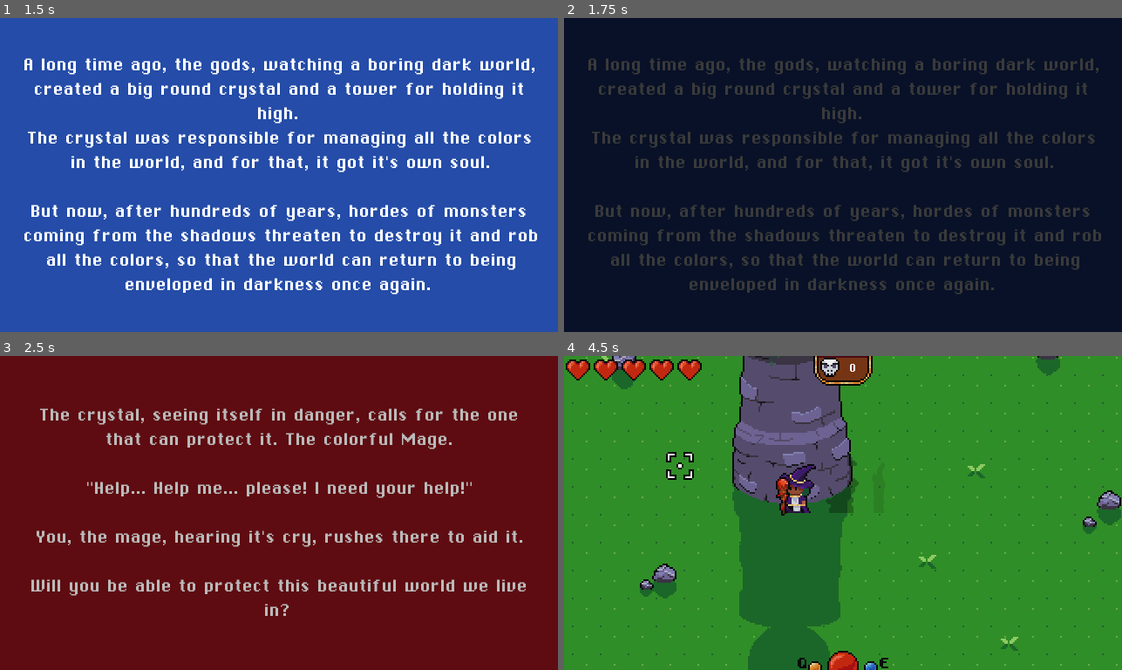
Above: before the commit, frames 1-4 (two rows, left to right).
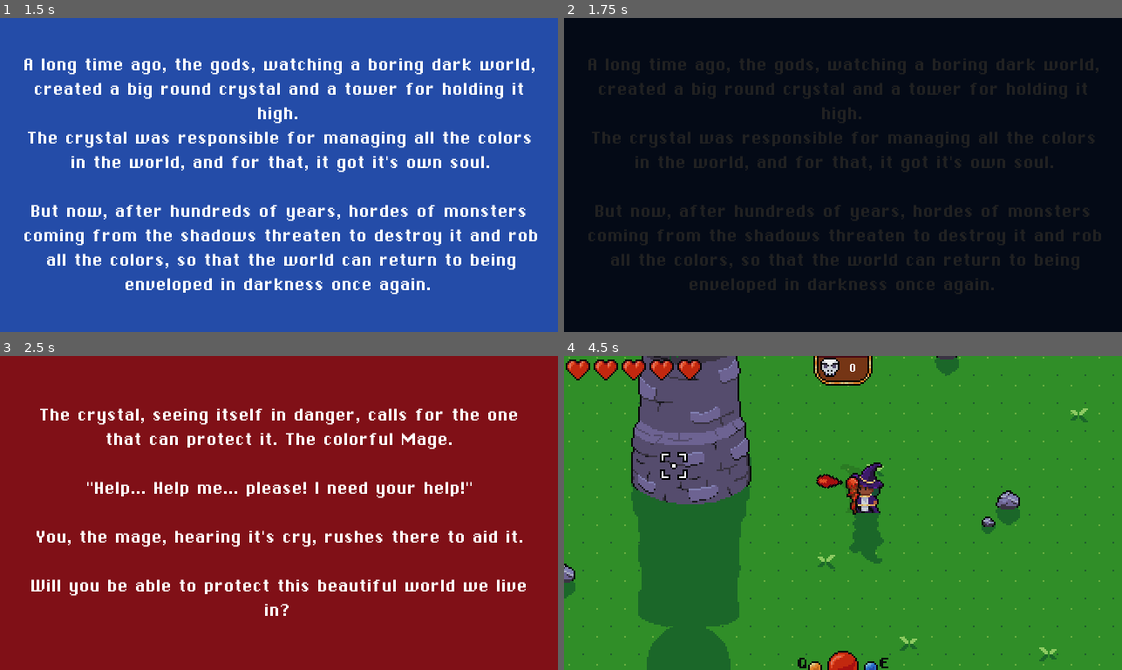
Above: after the commit, the same moments.

Repository: Triceru179/GameJam5
Game: Godot game, scene res://scenes/MainMenu.tscn
Two runs of this game, one before a commit and one after it. Both use one fixed random seed, a clock stepped at 60 frames per second and the inputs below.
Inputs (mouse positions are in pixels of both pictures, inside the frame that each line leads up to):
- Up to frame 1 (1.5 s): tap Enter (ui_accept) at 0.5 s; move the mouse to (401, 159) at 0.52 s; hold E (action_color_swap_right) 0.53-1.28 s; hold Enter (ui_accept) 0.53-1.28 s; move the mouse to (167, 190) at 1.27 s; hold S (action_down) from 1.28 s (still down); right-click (167, 190) at 1.35 s
- Up to frame 2 (1.75 s): keep holding S (action_down); tap Enter (ui_accept) at 1.52, 1.55 s
- Up to frame 3 (2.5 s): tap Enter (ui_accept) at 1.82 s; move the mouse to (334, 443) at 2.02 s; release S (action_down) at 2.03 s; hold E (action_color_swap_right) from 2.03 s (still down); hold Enter (ui_accept) from 2.03 s (still down); click (334, 443) at 2.1 s
- Up to frame 4 (4.5 s): move the mouse to (815, 575) at 2.77 s; release E (action_color_swap_right) at 2.78 s; release Enter (ui_accept) at 2.78 s; hold W (action_up) 2.78-3.53 s; tap Enter (ui_accept) at 2.85, 3.02, 3.32, 3.77, 3.8, 4.07 s; tap Space at 3.5 s; move the mouse to (1010, 560) at 3.52 s; hold Right mouse button (action_dash) 3.53-4.28 s; hold Q (action_color_swap_left) from 3.53 s (still down); move the mouse to (675, 465) at 4.27 s; click (675, 465) at 4.35 s

Frame 1 is identical in both runs. In frame 2, 7.4% of the frame differs, in the area x 4-97%, y 13-88%; in frame 3, 100%, in the area x 0-100%, y 0-100%; in frame 4, 38%.

Commit message:
Demon behaviour finished

Diff:
--- a/actors/Actor.tscn
+++ b/actors/Actor.tscn
@@ -35,6 +35,7 @@
 [node name="BodyPivot" type="Node2D" parent="Pivot"]
 
 [node name="BodyShadow" parent="Pivot/BodyPivot" instance=ExtResource( 6 )]
+reference_sprite = NodePath("../Body")
 
 [node name="Body" type="Sprite" parent="Pivot/BodyPivot"]
 material = SubResource( 1 )
--- a/actors/attacks/attack_datas/AttackSlimeSmall.tres
+++ b/actors/attacks/attack_datas/AttackDemon.tres
@@ -1,10 +1,10 @@
 [gd_resource type="Resource" load_steps=3 format=2]
 
 [ext_resource path="res://actors/attacks/attack_data.gd" type="Script" id=1]
-[ext_resource path="res://projectile/projectiles_data/Small.tres" type="Resource" id=2]
+[ext_resource path="res://projectile/projectiles_data/DemonProj.tres" type="Resource" id=2]
 
 [resource]
 script = ExtResource( 1 )
 projectile_data = ExtResource( 2 )
-number_of_projectiles = 3
-spread = 160.0
+number_of_projectiles = 2
+spread = 15.0
--- /dev/null
+++ b/actors/attacks/attack_datas/AttackSlime.tres
@@ -0,0 +1,10 @@
+[gd_resource type="Resource" load_steps=3 format=2]
+
+[ext_resource path="res://projectile/projectiles_data/SlimeProj.tres" type="Resource" id=1]
+[ext_resource path="res://actors/attacks/attack_data.gd" type="Script" id=2]
+
+[resource]
+script = ExtResource( 2 )
+projectile_data = ExtResource( 1 )
+number_of_projectiles = 3
+spread = 160.0
--- a/actors/enemies/Enemy.tscn
+++ b/actors/enemies/Enemy.tscn
@@ -5,6 +5,7 @@
 [ext_resource path="res://actors/enemies/enemy.gd" type="Script" id=4]
 
 [sub_resource type="ShaderMaterial" id=1]
+resource_local_to_scene = true
 shader = ExtResource( 2 )
 
 [sub_resource type="RectangleShape2D" id=2]
@@ -41,6 +42,9 @@
 
 [node name="AttackPoint" type="Position2D" parent="." index="7"]
 
+[node name="BodyPaletteSwapper" parent="." index="9"]
+target_sprite = NodePath("../Pivot/BodyPivot/Body")
+
 [node name="HurtSFX" type="AudioStreamPlayer2D" parent="." index="11"]
 max_distance = 196.0
 bus = "Sound Effects"
--- /dev/null
+++ b/actors/enemies/demon/Demon.tscn
@@ -0,0 +1,156 @@
+[gd_scene load_steps=18 format=2]
+
+[ext_resource path="res://actors/enemies/Enemy.tscn" type="PackedScene" id=1]
+[ext_resource path="res://actors/enemies/demon/demon_sheet.png" type="Texture" id=2]
+[ext_resource path="res://actors/enemies/demon/demon_behaviour.gd" type="Script" id=3]
+[ext_resource path="res://actors/enemies/demon/actor_data_demon.tres" type="Resource" id=4]
+[ext_resource path="res://actors/enemies/demon/palettes/palette_demon_yellow.png" type="Texture" id=5]
+[ext_resource path="res://actors/enemies/demon/palettes/palette_demon_blue.png" type="Texture" id=6]
+[ext_resource path="res://actors/enemies/demon/palettes/palette_demon_red.png" type="Texture" id=7]
+[ext_resource path="res://actors/enemies/demon/sfx/demon_dash.wav" type="AudioStream" id=8]
+[ext_resource path="res://shader/color_swap.shader" type="Shader" id=9]
+[ext_resource path="res://actors/enemies/demon/palettes/palette_demon_default.png" type="Texture" id=10]
+
+[sub_resource type="Animation" id=4]
+resource_name = "attack"
+length = 1.6
+tracks/0/type = "value"
+tracks/0/path = NodePath("Pivot/BodyPivot/Body:frame")
+tracks/0/interp = 1
+tracks/0/loop_wrap = true
+tracks/0/imported = false
+tracks/0/enabled = true
+tracks/0/keys = {
+"times": PoolRealArray( 0, 0.1, 0.2, 0.4, 0.5, 0.8, 0.9 ),
+"transitions": PoolRealArray( 1, 1, 1, 1, 1, 1, 1 ),
+"update": 1,
+"values": [ 4, 5, 6, 7, 8, 5, 9 ]
+}
+tracks/1/type = "method"
+tracks/1/path = NodePath(".")
+tracks/1/interp = 1
+tracks/1/loop_wrap = true
+tracks/1/imported = false
+tracks/1/enabled = true
+tracks/1/keys = {
+"times": PoolRealArray( 0.2, 0.8 ),
+"transitions": PoolRealArray( 1, 1 ),
+"values": [ {
+"args": [ 8.0, 0.6 ],
+"method": "start_jump"
+}, {
+"args": [ 0.0 ],
+"method": "attack"
+} ]
+}
+
+[sub_resource type="Animation" id=5]
+resource_name = "idle"
+loop = true
+tracks/0/type = "value"
+tracks/0/path = NodePath("Pivot/BodyPivot/Body:frame")
+tracks/0/interp = 1
+tracks/0/loop_wrap = true
+tracks/0/imported = false
+tracks/0/enabled = true
+tracks/0/keys = {
+"times": PoolRealArray( 0, 0.5 ),
+"transitions": PoolRealArray( 1, 1 ),
+"update": 1,
+"values": [ 10, 11 ]
+}
+
+[sub_resource type="Animation" id=1]
+resource_name = "move"
+length = 0.4
+loop = true
+tracks/0/type = "value"
+tracks/0/path = NodePath("Pivot/BodyPivot/Body:frame")
+tracks/0/interp = 1
+tracks/0/loop_wrap = true
+tracks/0/imported = false
+tracks/0/enabled = true
+tracks/0/keys = {
+"times": PoolRealArray( 0, 0.1, 0.2, 0.3 ),
+"transitions": PoolRealArray( 1, 1, 1, 1 ),
+"update": 1,
+"values": [ 0, 1, 2, 3 ]
+}
+
+[sub_resource type="ShaderMaterial" id=7]
+resource_local_to_scene = true
+shader = ExtResource( 9 )
+shader_param/palette = ExtResource( 10 )
+
+[sub_resource type="RectangleShape2D" id=2]
+resource_local_to_scene = true
+extents = Vector2( 5, 2 )
+
+[sub_resource type="RectangleShape2D" id=3]
+resource_local_to_scene = true
+extents = Vector2( 4, 6 )
+
+[sub_resource type="AudioStreamRandomPitch" id=6]
+audio_stream = ExtResource( 8 )
+
+[node name="Demon" instance=ExtResource( 1 )]
+script = ExtResource( 3 )
+actor_data = ExtResource( 4 )
+
+[node name="AnimationPlayer" parent="." index="0"]
+anims/attack = SubResource( 4 )
+anims/idle = SubResource( 5 )
+anims/move = SubResource( 1 )
+
+[node name="BodyShadow" parent="Pivot/BodyPivot" index="0"]
+reference_sprite = NodePath("")
+
+[node name="Body" parent="Pivot/BodyPivot" index="1"]
+material = SubResource( 7 )
+texture = ExtResource( 2 )
+hframes = 12
+frame = 8
+
+[node name="Pushbox" parent="." index="2"]
+shape = SubResource( 2 )
+
+[node name="CollisionShape2D" parent="Hurtbox" index="0"]
+position = Vector2( 0, -7 )
+shape = SubResource( 3 )
+
+[node name="AttackCooldown" parent="." index="6"]
+wait_time = 4.0
+
+[node name="BodyPaletteSwapper" parent="." index="9"]
+palette_default = ExtResource( 10 )
+palette_red = ExtResource( 7 )
+palette_blue = ExtResource( 6 )
+palette_yellow = ExtResource( 5 )
+
+[node name="DashSFX" type="AudioStreamPlayer2D" parent="." index="12"]
+stream = SubResource( 6 )
+volume_db = -12.0
+max_distance = 92.0
+bus = "Sound Effects"
+
+[node name="JumpDuration" type="Timer" parent="." index="13"]
+one_shot = true
+
+[node name="DashCooldown" type="Timer" parent="." index="14"]
+wait_time = 4.0
+one_shot = true
+
+[node name="DashDuration" type="Timer" parent="." index="15"]
+wait_time = 0.2
+one_shot = true
+
+[node name="DashFadeShadowCD" type="Timer" parent="." index="16"]
+wait_time = 0.1
+one_shot = true
+
+[node name="Tween" type="Tween" parent="." index="17"]
+
+[node name="Area2D" type="Area2D" parent="." index="18"]
+[connection signal="animation_finished" from="AnimationPlayer" to="." method="_on_AnimationPlayer_animation_finished"]
+
+[editable path="Hurtbox"]
--- /dev/null
+++ b/actors/enemies/demon/actor_data_demon.tres
@@ -0,0 +1,12 @@
+[gd_resource type="Resource" load_steps=3 format=2]
+
+[ext_resource path="res://actors/actor_data.gd" type="Script" id=1]
+[ext_resource path="res://actors/attacks/attack_datas/AttackDemon.tres" type="Resource" id=2]
+
+[resource]
+script = ExtResource( 1 )
+health = 8
+acceleration = 0.0
+max_speed = 102.0
+friction = 0.0
+attack = ExtResource( 2 )
--- /dev/null
+++ b/actors/enemies/demon/demon_behaviour.gd
@@ -0,0 +1,140 @@
+extends Enemy
+
+enum State {
+	IDLE,
+	MOVE,
+	ATTACK,
+	DASH,
+}
+
+const FADE_SHADOW = preload("res://actors/player/fade_shadow/FadeShadow.tscn")
+
+var current_state: int = State.IDLE
+var jump_direction := Vector2.ZERO
+var dash_direction := Vector2.ZERO
+
+onready var dash_cooldown_timer := $DashCooldown
+onready var dash_duration_timer := $DashDuration
+
+func _ready():
+	._ready()
+	attack_cooldown_timer.wait_time += randf() * 2
+	dash_cooldown_timer.wait_time -= randf()
+
+	player_min_distance_to_attack = pow((6 + randi() % 4 + 1) * 16, 2)
+
+func _physics_process(_delta):
+	_flip_to_player()
+
+	match current_state:
+		State.IDLE:
+			if anim_player.current_animation != Globals.ANIM_IDLE:
+				anim_player.play(Globals.ANIM_IDLE)
+
+			if (attack_cooldown_timer.is_stopped()
+					&& player_detector.get_player_sqr_distance_to(global_position)
+					< player_min_distance_to_attack):
+				current_state = State.ATTACK
+
+			elif (dash_cooldown_timer.is_stopped()):
+				_try_dash()
+
+			elif(player_detector.get_player_sqr_distance_to(global_position) >
+					min_distance_to_player):
+				current_state = State.MOVE
+
+		State.MOVE:
+			if anim_player.current_animation != Globals.ANIM_MOVE:
+				anim_player.play(Globals.ANIM_MOVE)
+
+			if (attack_cooldown_timer.is_stopped()
+					&& player_detector.get_player_sqr_distance_to(global_position)
+					< player_min_distance_to_attack):
+				current_state = State.ATTACK
+
+			elif (dash_cooldown_timer.is_stopped()):
+				_try_dash()
+
+			elif(player_detector.get_player_sqr_distance_to(global_position) <=
+					min_distance_to_player):
+				current_state = State.IDLE
+
+			move(-player_detector.get_player_direction_to(global_position))
+
+		State.ATTACK:
+			if anim_player.current_animation != Globals.ANIM_ATTACK:
+				anim_player.play(Globals.ANIM_ATTACK)
+
+			move(jump_direction, 1.5)
+
+		State.DASH:
+			if anim_player.current_animation != Globals.ANIM_MOVE:
+				anim_player.play(Globals.ANIM_MOVE)
+
+			move(dash_direction, 2)
+
+			if dash_duration_timer.is_stopped():
+				current_state = State.MOVE
+
+func start_jump(height: float, duration: float):
+	_get_jump_direction()
+
+	$Tween.interpolate_property($Pivot/BodyPivot/Body, "position",
+		Vector2.ZERO, Vector2(0, -height), duration / 2,
+		Tween.TRANS_QUAD, Tween.EASE_OUT)
+	$Tween.interpolate_property($Pivot/BodyPivot/Body, "position",
+		Vector2(0, -height), Vector2.ZERO, duration / 2,
+		Tween.TRANS_QUAD, Tween.EASE_IN, duration / 2)
+	$Tween.start()
+
+	$JumpDuration.start(duration)
+	yield($JumpDuration, "timeout")
+	_reset_jump_direction()
+
+func _try_dash():
+	if dash_duration_timer.is_stopped():
+
+		dash_direction = -player_detector.get_player_direction_to(global_position)
+		var angle = Vector2.RIGHT.angle_to(dash_direction)
+		angle += deg2rad(60) if (randf() - 0.5) > 0 else -deg2rad(60)
+		dash_direction = Globals.angle_to_vector(angle)
+
+		if dash_direction == Vector2.ZERO:
+			dash_direction = Vector2(sign(body_pivot.scale.x), 0)
+
+		dash_duration_timer.start()
+		_spawn_dash_fade_shadow()
+		$DashFadeShadowCD.start()
+
+		$DashSFX.play()
+		$InvincibilityTimer.start(dash_duration_timer.wait_time)
+
+		dash_cooldown_timer.start()
+		current_state = State.DASH
+
+func _spawn_dash_fade_shadow():
+	var shadow = FADE_SHADOW.instance()
+	get_parent().add_child(shadow)
+
+	var sprite = $Pivot/BodyPivot/Body
+
+	shadow.setup_sprite(sprite.texture, sprite.offset, sprite.global_position,
+		body_pivot.scale, sprite.hframes, sprite.vframes, sprite.frame)
+	shadow.start_fade(0.5, 0.25)
+
+func _get_jump_direction():
+	jump_direction = -player_detector.get_player_direction_to(self.global_position)
+
+func _reset_jump_direction():
+	jump_direction = Vector2.ZERO
+
+func _on_AnimationPlayer_animation_finished(anim_name):
+	match anim_name:
+		Globals.ANIM_ATTACK:
+			current_state = State.MOVE
+			attack_cooldown_timer.start()
+
+func _on_DashFadeShadowCD_timeout():
+	_spawn_dash_fade_shadow()
+	if !dash_duration_timer.is_stopped():
+		$DashFadeShadowCD.start()
--- a/actors/enemies/enemy.gd
+++ b/actors/enemies/enemy.gd
@@ -2,6 +2,8 @@
 class_name Enemy
 
 var rnd_spd: float = 1
+var player_min_distance_to_attack = pow(10 * 16, 2)
+var min_distance_to_player = pow(16, 2)
 
 onready var attack_cooldown_timer := $AttackCooldown
 onready var player_detector = get_tree().get_current_scene().get_node("World/PlayerDetector")
@@ -10,8 +12,8 @@
 	._ready()
 	rnd_spd = randf() * 0.4 + 0.8
 
-func move(direction: Vector2):
-	var _er = move_and_slide(direction * actor_data.max_speed * rnd_spd)
+func move(direction: Vector2, spd_mod: float = 1):
+	var _er = move_and_slide(direction * actor_data.max_speed * spd_mod * rnd_spd)
 
 func setup_enemy(color_index: int):
 	$BodyPaletteSwapper.change_palette(color_index)
@@ -33,7 +35,7 @@
 
 func _flip_to_player():
 	if player_detector.player != null:
-		_flip(-player_detector.get_player_direction_to(self.global_position))
+		_flip(-player_detector.get_player_direction_to(self.global_position).x)
 
 func try_damaging(proj):
 	if !$InvincibilityTimer.is_stopped():
--- /dev/null
+++ b/actors/enemies/golem/Golem.tscn
@@ -0,0 +1,44 @@
+[gd_scene load_steps=11 format=2]
+
+[ext_resource path="res://actors/enemies/Enemy.tscn" type="PackedScene" id=1]
+[ext_resource path="res://shader/color_swap.shader" type="Shader" id=2]
+[ext_resource path="res://actors/enemies/golem/palettes/palette_golem_default.png" type="Texture" id=3]
+[ext_resource path="res://actors/enemies/golem/palettes/palette_golem_yellow.png" type="Texture" id=4]
+[ext_resource path="res://actors/enemies/golem/palettes/palette_golem_red.png" type="Texture" id=5]
+[ext_resource path="res://actors/enemies/golem/palettes/palette_golem_blue.png" type="Texture" id=6]
+[ext_resource path="res://actors/enemies/golem/golem_sheet.png" type="Texture" id=7]
+
+[sub_resource type="ShaderMaterial" id=3]
+resource_local_to_scene = true
+shader = ExtResource( 2 )
+shader_param/palette = ExtResource( 3 )
+
+[sub_resource type="RectangleShape2D" id=1]
+resource_local_to_scene = true
+extents = Vector2( 5, 2 )
+
+[sub_resource type="RectangleShape2D" id=2]
+resource_local_to_scene = true
+extents = Vector2( 7, 9 )
+
+[node name="Golem" instance=ExtResource( 1 )]
+
+[node name="Body" parent="Pivot/BodyPivot" index="1"]
+material = SubResource( 3 )
+texture = ExtResource( 7 )
+hframes = 21
+
+[node name="Pushbox" parent="." index="2"]
+shape = SubResource( 1 )
+
+[node name="CollisionShape2D" parent="Hurtbox" index="0"]
+position = Vector2( 0, -9 )
+shape = SubResource( 2 )
+
+[node name="BodyPaletteSwapper" parent="." index="9"]
+palette_default = ExtResource( 3 )
+palette_red = ExtResource( 5 )
+palette_blue = ExtResource( 6 )
+palette_yellow = ExtResource( 4 )
+
+[editable path="Hurtbox"]
--- a/actors/enemies/slime/Slime.tscn
+++ b/actors/enemies/slime/Slime.tscn
@@ -11,6 +11,7 @@
 [ext_resource path="res://actors/enemies/slime/sfxs/slime_land.wav" type="AudioStream" id=9]
 [ext_resource path="res://actors/enemies/slime/sfxs/slime_jump.wav" type="AudioStream" id=10]
 [ext_resource path="res://actors/enemies/slime/sfxs/slime_hurt.wav" type="AudioStream" id=11]
+[ext_resource path="res://actors/enemies/slime/palettes/palette_slime_default.png" type="Texture" id=12]
 
 [sub_resource type="Animation" id=1]
 resource_name = "attack"
@@ -217,7 +218,7 @@
 [sub_resource type="ShaderMaterial" id=5]
 resource_local_to_scene = true
 shader = ExtResource( 7 )
-shader_param/palette = ExtResource( 4 )
+shader_param/palette = ExtResource( 12 )
 
 [sub_resource type="RectangleShape2D" id=6]
 resource_local_to_scene = true
@@ -232,7 +233,7 @@
 random_pitch = 1.5
 
 [node name="Slime" instance=ExtResource( 1 )]
-collision_layer = 0
+collision_layer = 16
 collision_mask = 1
 script = ExtResource( 6 )
 actor_data = ExtResource( 8 )
@@ -244,15 +245,12 @@
 anims/move = SubResource( 3 )
 anims/prepare = SubResource( 4 )
 
-[node name="BodyShadow" parent="Pivot/BodyPivot" index="0"]
-reference_sprite = NodePath("../Body")
-
 [node name="Body" parent="Pivot/BodyPivot" index="1"]
 material = SubResource( 5 )
 texture = ExtResource( 2 )
 offset = Vector2( 0, -14 )
 hframes = 7
-frame = 1
+frame = 5
 
 [node name="Pushbox" parent="." index="2"]
 position = Vector2( 0, -2 )
@@ -260,6 +258,7 @@
 
 [node name="Hurtbox" parent="." index="3"]
 visible = false
+monitoring = false
 
 [node name="CollisionShape2D" parent="Hurtbox" index="0"]
 position = Vector2( 0, -5 )
@@ -275,6 +274,7 @@
 playback_process_mode = 0
 
 [node name="BodyPaletteSwapper" parent="." index="10"]
+palette_default = ExtResource( 12 )
 palette_red = ExtResource( 4 )
 palette_blue = ExtResource( 3 )
 palette_yellow = ExtResource( 5 )
--- a/actors/enemies/slime/actor_data_slime.tres
+++ b/actors/enemies/slime/actor_data_slime.tres
@@ -1,7 +1,7 @@
 [gd_resource type="Resource" load_steps=3 format=2]
 
 [ext_resource path="res://actors/actor_data.gd" type="Script" id=1]
-[ext_resource path="res://actors/attacks/attack_datas/AttackSlimeSmall.tres" type="Resource" id=2]
+[ext_resource path="res://actors/attacks/attack_datas/AttackSlime.tres" type="Resource" id=2]
 
 [resource]
 script = ExtResource( 1 )
--- a/actors/enemies/slime/slime_behaviour.gd
+++ b/actors/enemies/slime/slime_behaviour.gd
@@ -6,8 +6,6 @@
 	PREPARE,
 	ATTACK,
 }
-
-const PLAYER_MIN_DISTANCE_TO_ATTACK = pow(12 * 16, 2)
 
 var current_state: int = State.IDLE
 var jump_direction := Vector2.ZERO
@@ -19,6 +17,8 @@
 	attack_cooldown_timer.wait_time += (randf() - 0.5) * 2
 	jump_cooldown_timer.wait_time += (randf() / 5)
 
+	player_min_distance_to_attack = pow((12 + randi() % 4 + 1) * 16, 2)
+
 func _physics_process(_delta):
 	match current_state:
 		State.IDLE:
@@ -27,7 +27,7 @@
 
 			if (attack_cooldown_timer.is_stopped()
 					&& player_detector.get_player_sqr_distance_to(global_position)
-					< PLAYER_MIN_DISTANCE_TO_ATTACK):
+					< player_min_distance_to_attack):
 				current_state = State.PREPARE
 
 			elif jump_cooldown_timer.is_stopped():
--- a/actors/player/fade_shadow/fade_shadow.gd
+++ b/actors/player/fade_shadow/fade_shadow.gd
@@ -11,9 +11,7 @@
 	self.vframes = vframes
 	self.frame = frame
 
-func start_fade(color: Color, init_alpha: float, duration: float):
-	material.set_shader_param("shadow_color", color)
-
+func start_fade(init_alpha: float, duration: float):
 	$Tween.interpolate_property(material, "shader_param/alpha", init_alpha, 0, duration)
 	$Tween.start()
 
--- a/actors/player/player.gd
+++ b/actors/player/player.gd
@@ -32,8 +32,6 @@
 	"default": {"proj_speed": 0, "number": 0, "spread": 0, "atk_cd": 0},
 }
 
-export(Color) var fade_shadow_color
-
 var look_direction := Vector2.ZERO
 var dash_direction := Vector2.ZERO
 var velocity := Vector2.ZERO
@@ -154,7 +152,7 @@
 
 	shadow.setup_sprite(sprite.texture, sprite.offset, sprite.global_position,
 		body_pivot.scale, sprite.hframes, sprite.vframes, sprite.frame)
-	shadow.start_fade(fade_shadow_color, 0.5, 0.25)
+	shadow.start_fade(0.5, 0.25)
 
 func _get_input():
 	input_vector.x = Input.get_action_strength(Globals.ACTION_RIGHT) - Input.get_action_strength(Globals.ACTION_LEFT)
--- a/project.godot
+++ b/project.godot
@@ -182,6 +182,7 @@
 2d_physics/layer_3="Enemies"
 2d_physics/layer_4="Environment"
 2d_physics/layer_5="Body"
+2d_physics/layer_6="ProjectileCollidable"
 2d_physics/layer_7="PlayerHitbox"
 2d_physics/layer_8="PlayerHurtbox"
 2d_physics/layer_9="EnemyHitbox"
--- a/projectile/Projectile.gd
+++ b/projectile/Projectile.gd
@@ -37,9 +37,6 @@
 	if destroyed:
 		return
 
-	#sort_enabled = false
-	#z_index += 5
-
 	destroyed = true
 	dir = Vector2.ZERO
 	$AnimationPlayer.play(Globals.ANIM_DEATH)
--- a/projectile/Projectile.tscn
+++ b/projectile/Projectile.tscn
@@ -99,6 +99,7 @@
 
 [node name="Hitbox" type="Area2D" parent="."]
 collision_layer = 16
+collision_mask = 32
 
 [node name="CollisionShape2D" type="CollisionShape2D" parent="Hitbox"]
 shape = SubResource( 1 )
--- a/projectile/projectiles_data/Big.tres
+++ /dev/null
@@ -1,11 +0,0 @@
-[gd_resource type="Resource" load_steps=3 format=2]
-
-[ext_resource path="res://projectile/projectile_data.gd" type="Script" id=1]
-[ext_resource path="res://projectile/sprites/projectile_magic_big_missile.png" type="Texture" id=2]
-
-[resource]
-script = ExtResource( 1 )
-texture = ExtResource( 2 )
-hitbox_radius = 4
-speed = 56.0
-rotation_speed = 0.0
--- /dev/null
+++ b/projectile/projectiles_data/DemonProj.tres
@@ -0,0 +1,11 @@
+[gd_resource type="Resource" load_steps=3 format=2]
+
+[ext_resource path="res://projectile/sprites/projectile_magic_small_missile.png" type="Texture" id=1]
+[ext_resource path="res://projectile/projectile_data.gd" type="Script" id=2]
+
+[resource]
+script = ExtResource( 2 )
+texture = ExtResource( 1 )
+hitbox_radius = 2
+speed = 96.0
+rotation_speed = 0.0
--- /dev/null
+++ b/projectile/projectiles_data/GolemProj.tres
@@ -0,0 +1,11 @@
+[gd_resource type="Resource" load_steps=3 format=2]
+
+[ext_resource path="res://projectile/sprites/projectile_magic_big_missile.png" type="Texture" id=1]
+[ext_resource path="res://projectile/projectile_data.gd" type="Script" id=2]
+
+[resource]
+script = ExtResource( 2 )
+texture = ExtResource( 1 )
+hitbox_radius = 4
+speed = 56.0
+rotation_speed = 0.0
--- a/projectile/projectiles_data/Small.tres
+++ /dev/null
@@ -1,11 +0,0 @@
-[gd_resource type="Resource" load_steps=3 format=2]
-
-[ext_resource path="res://projectile/projectile_data.gd" type="Script" id=1]
-[ext_resource path="res://projectile/sprites/projectile_magic_small_missile.png" type="Texture" id=2]
-
-[resource]
-script = ExtResource( 1 )
-texture = ExtResource( 2 )
-hitbox_radius = 2
-speed = 88.0
-rotation_speed = 0.0
--- a/ui/transition_scene.gd
+++ b/ui/transition_scene.gd
@@ -1,12 +1,15 @@
 extends Control
 
 export(PackedScene) var next_scene = null
+
+var changing = false
 
 func _ready():
 	if get_node_or_null("AnimationPlayer") != null:
 		$AnimationPlayer.play(Globals.ANIM_IDLE)
 
 func _input(event):
-	if event.is_action_pressed("ui_accept"):
+	if event.is_action_pressed("ui_accept") && !changing:
 		$MenuAccept.play()
+		changing = true
 		Globals.change_scene(next_scene)
--- a/world/tower/Tower.tscn
+++ b/world/tower/Tower.tscn
@@ -14,6 +14,9 @@
 [sub_resource type="CapsuleShape2D" id=1]
 radius = 20.0
 height = 28.0
+
+[sub_resource type="RectangleShape2D" id=6]
+extents = Vector2( 30, 10 )
 
 [sub_resource type="Animation" id=2]
 resource_name = "death"
@@ -65,6 +68,7 @@
 extents = Vector2( 30, 56 )
 
 [node name="Tower" type="StaticBody2D"]
+collision_mask = 33
 script = ExtResource( 10 )
 
 [node name="BaseShadow" type="Sprite" parent="."]
@@ -83,12 +87,20 @@
 rotation = 1.5708
 shape = SubResource( 1 )
 
+[node name="PushboxProj" type="StaticBody2D" parent="."]
+position = Vector2( 1, -10 )
+collision_layer = 32
+collision_mask = 0
+
+[node name="CollisionShape2D" type="CollisionShape2D" parent="PushboxProj"]
+shape = SubResource( 6 )
+
 [node name="Sphere" type="Node2D" parent="."]
 
 [node name="Sprite" type="Sprite" parent="Sphere"]
 material = ExtResource( 5 )
 texture = ExtResource( 8 )
-offset = Vector2( 0, -110 )
+offset = Vector2( 0, -112 )
 hframes = 8
 
 [node name="PaletteSwapper" parent="Sphere" instance=ExtResource( 2 )]
@@ -115,7 +127,7 @@
 position = Vector2( 0, -77 )
 monitorable = false
 collision_layer = 0
-collision_mask = 16
+collision_mask = 48
 
 [node name="CollisionShape2D" type="CollisionShape2D" parent="CheckBodiesInside"]
 shape = SubResource( 5 )
--- a/world/waves/wave_datas/Wave_01.tres
+++ b/world/waves/wave_datas/Wave_01.tres
@@ -1,7 +1,7 @@
 [gd_resource type="Resource" load_steps=3 format=2]
 
 [ext_resource path="res://world/waves/wave_data.gd" type="Script" id=1]
-[ext_resource path="res://actors/enemies/slime/Slime.tscn" type="PackedScene" id=2]
+[ext_resource path="res://actors/enemies/demon/Demon.tscn" type="PackedScene" id=2]
 
 [resource]
 script = ExtResource( 1 )
Binary file added: actors/enemies/demon/demon_sheet.png
Not shown, added: actors/enemies/demon/demon_sheet.png.import
Binary file added: actors/enemies/demon/palettes/palette_demon_blue.png
Not shown, added: actors/enemies/demon/palettes/palette_demon_blue.png.import
Binary file added: actors/enemies/demon/palettes/palette_demon_default.png
Not shown, added: actors/enemies/demon/palettes/palette_demon_default.png.import
Binary file added: actors/enemies/demon/palettes/palette_demon_red.png
Not shown, added: actors/enemies/demon/palettes/palette_demon_red.png.import
Binary file added: actors/enemies/demon/palettes/palette_demon_yellow.png
Not shown, added: actors/enemies/demon/palettes/palette_demon_yellow.png.import
Not shown, added: actors/enemies/demon/sfx/demon_dash.wav.import
Binary file added: actors/enemies/golem/golem_sheet.png
(and 17 more such lines)
